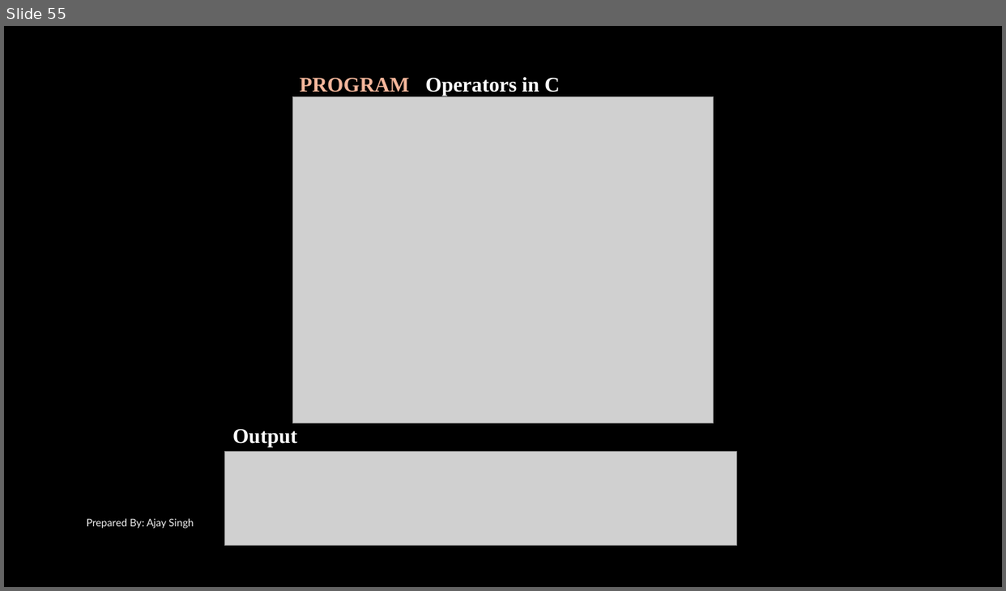
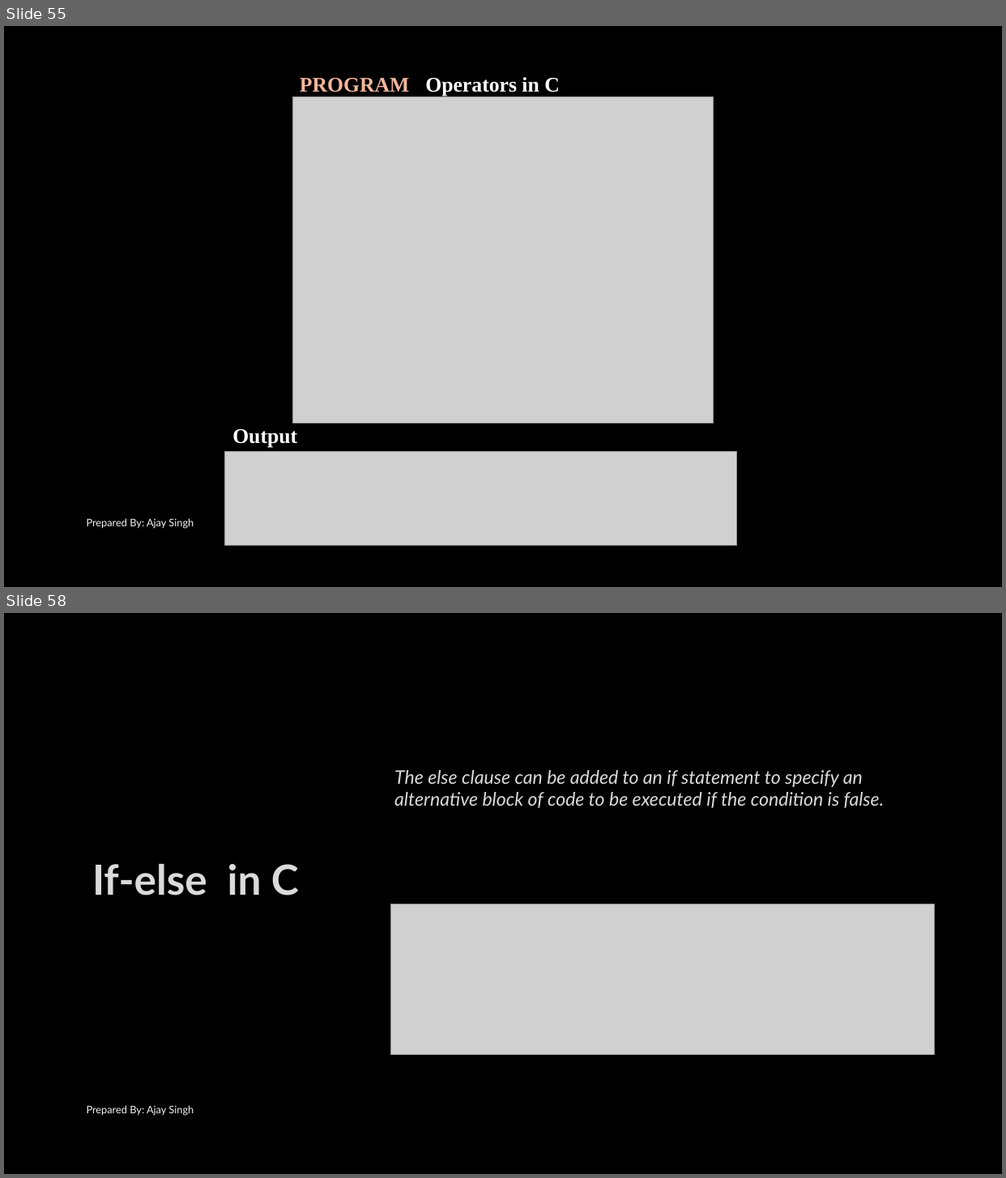
Before and after one commit to mentormaya/notes, a slide deck: assets/Computer_Science/Class_12/C_Programming_II.pptx. Shown one above the other, each under a label of ours: slide 55 before the commit, slides 55 and 58 after it; the slides between them are not shown. The pictures are 1006x591 and 1006x1178 pixels, drawn with LibreOffice and Linux fonts; fonts in the diff are those of the drawing; grey boxes stand for pictures; background and template pictures are left out. Boxes give left, top, right and bottom in pixels: in the first picture for what was removed or moved away, otherwise in the second. Text is boxed around its words. In the diff, an @@ line names an element or a change of style, - is before the commit and + after.

```diff
--- a/assets/Computer_Science/Class_12/C_Programming_II.pptx
+++ b/assets/Computer_Science/Class_12/C_Programming_II.pptx
@@ slide 58 added at [4,613,1002,1174], background picture (left out) @@
@@ text added at [394,770,884,808], 18 pt, text #DADADA, italic @@
+The else clause can be added to an if statement to specify an alternative block of code to be executed if the condition is false.
@@ text added at [92,864,299,896], 40 pt, text #DADADA, bold @@
+If-else in C
@@ picture added at [391,905,935,1055] @@
@@ text added at [87,1105,194,1115], 10 pt, text #F2F2F2 @@
+Prepared By: Ajay Singh
```
Also in this commit, not shown: 50 other slides added.
